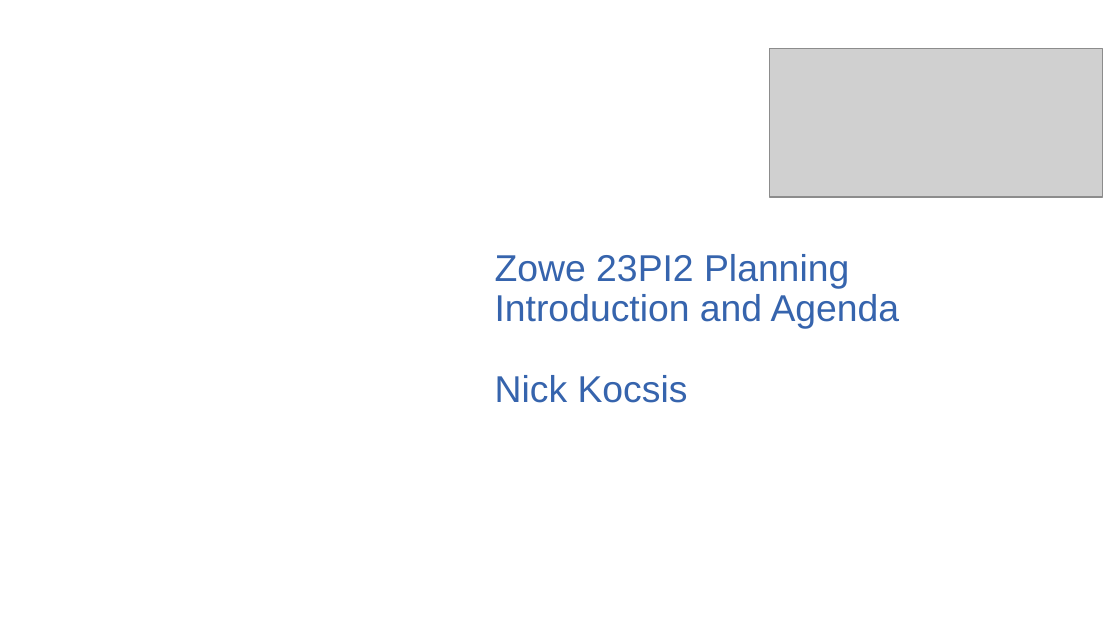
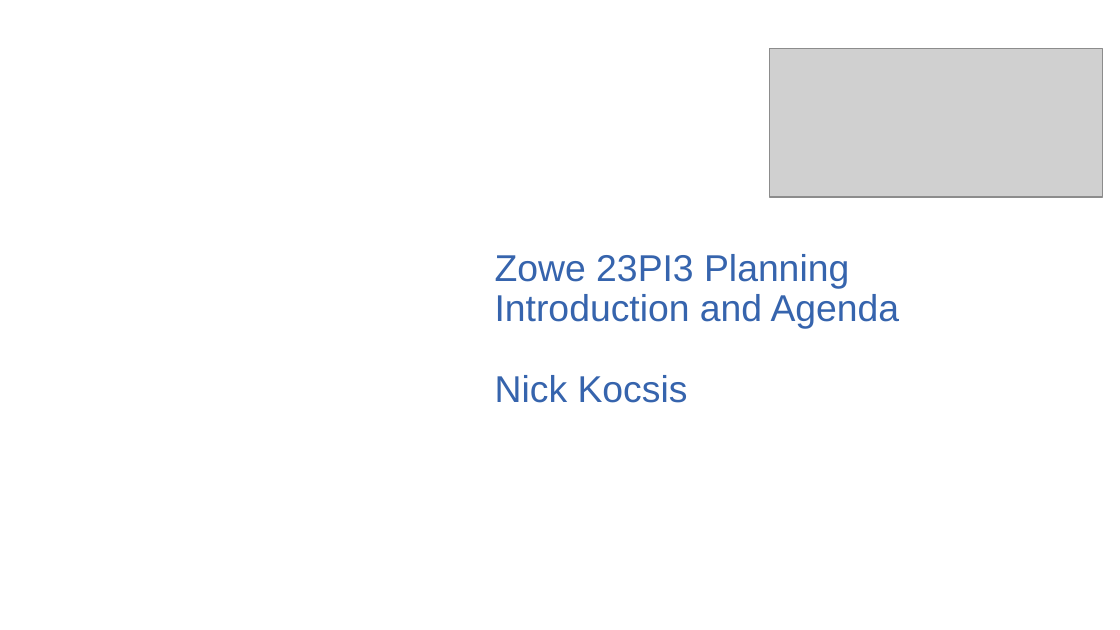
Before and after one commit to zowe/community, a slide deck: slide 1 of Project Management/PI Planning/23PI3 Planning/Zowe 23PI3 Planning - Introduction and Agenda.pptx. Drawn at 1120x630 pixels with LibreOffice and Linux fonts; fonts in the diff are those of the drawing; grey boxes stand for pictures; background and template pictures are left out. Boxes give left, top, right and bottom in pixels: in the first picture for what was removed or moved away, otherwise in the second. Text is boxed around its words. In the diff, an @@ line names an element or a change of style, - is before the commit and + after.

Commit message:
Update Zowe 23PI3 Planning - Introduction and Agenda.pptx

```diff
--- a/Project Management/PI Planning/23PI3 Planning/Zowe 23PI3 Planning - Introduction and Agenda.pptx
+++ b/Project Management/PI Planning/23PI3 Planning/Zowe 23PI3 Planning - Introduction and Agenda.pptx
@@ text at <box>495,254,849,289</box>: text changed @@
-Zowe 23PI2 Planning
+Zowe 23PI3 Planning
```
Also in this commit, not shown: 1 other slide changed.
